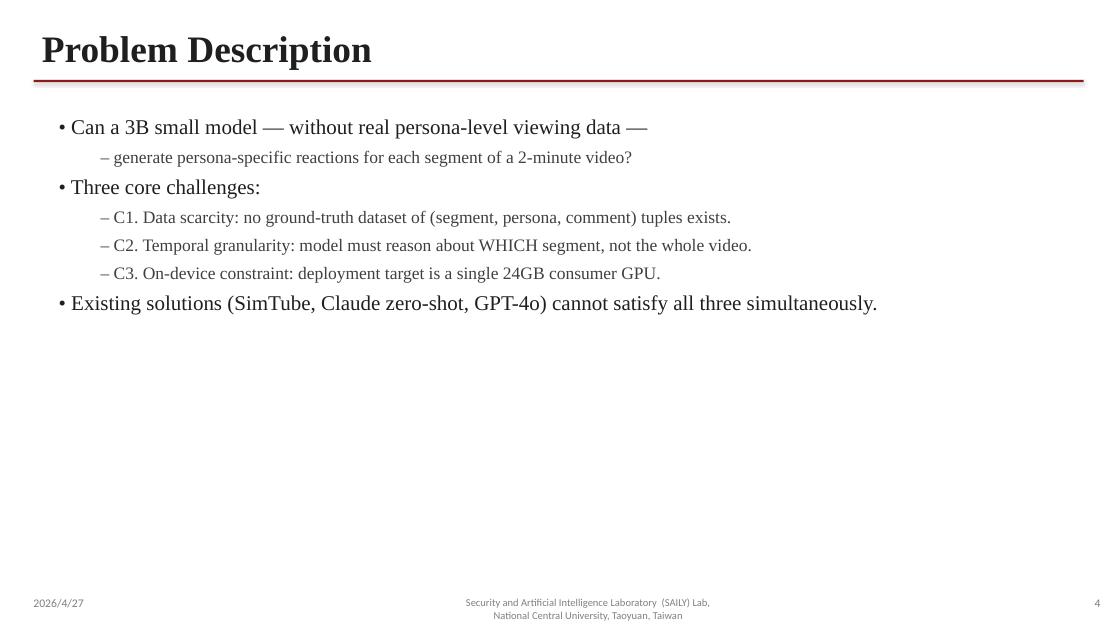
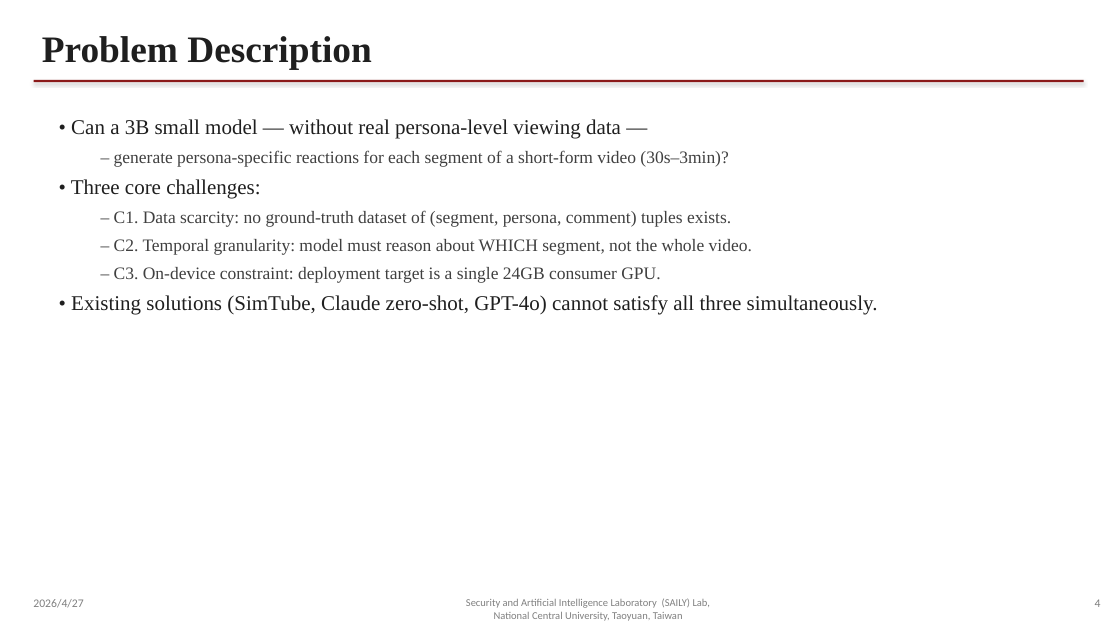
Before and after one commit to box755/simlens-research, a slide deck: slide 4 of SimLens_Proposal_2026-04-27.pptx. Drawn at 1120x630 pixels with LibreOffice and Linux fonts; fonts in the diff are those of the drawing. Boxes give left, top, right and bottom in pixels: in the first picture for what was removed or moved away, otherwise in the second. Text is boxed around its words. In the diff, an @@ line names an element or a change of style, - is before the commit and + after.

```diff
--- a/SimLens_Proposal_2026-04-27.pptx
+++ b/SimLens_Proposal_2026-04-27.pptx
@@ text at (114, 150, 728, 166): text changed @@
-  – generate persona-specific reactions for each segment of a 2-minute video?
+  – generate persona-specific reactions for each segment of a short-form video (30s–3min)?
```
Also in this commit, not shown: 7 other slides changed, 6 other files.
